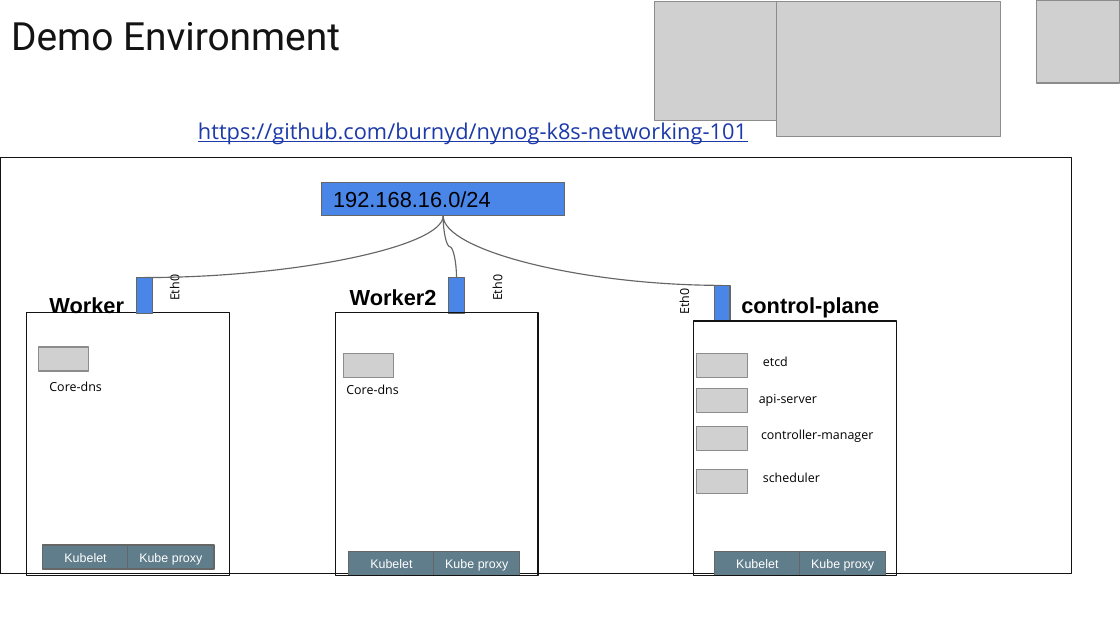
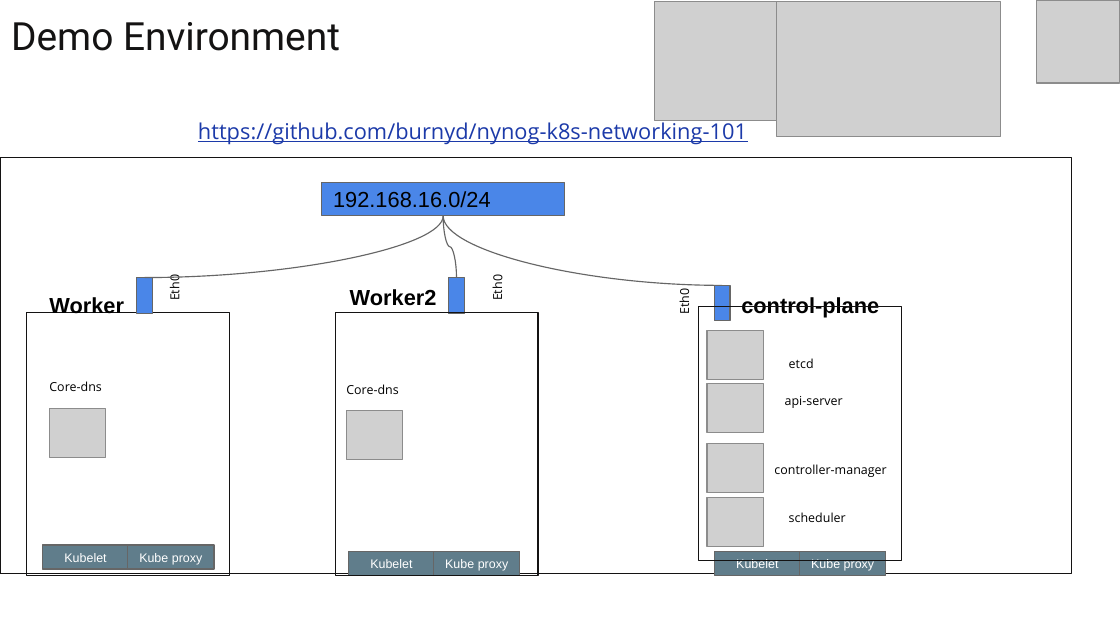
Before and after one commit to burnyd/nynog-k8s-networking-101, a slide deck: slide 5 of Nynog-K8s-networking-101.pptx. Drawn at 1120x630 pixels with LibreOffice and Linux fonts; fonts in the diff are those of the drawing; grey boxes stand for pictures. Boxes give left, top, right and bottom in pixels: in the first picture for what was removed or moved away, otherwise in the second. Text is boxed around its words. In the diff, an @@ line names an element or a change of style, - is before the commit and + after.

```diff
--- a/Nynog-K8s-networking-101.pptx
+++ b/Nynog-K8s-networking-101.pptx
@@ rectangle moved from (x1=693, y1=321, x2=896, y2=576) to (x1=699, y1=306, x2=902, y2=560) @@
@@ picture removed at (x1=38, y1=347, x2=88, y2=371) @@
@@ picture removed at (x1=343, y1=354, x2=393, y2=377) @@
@@ picture removed at (x1=697, y1=354, x2=747, y2=377) @@
@@ picture added at (x1=707, y1=330, x2=763, y2=380) @@
@@ text "etcd" moved from (x1=763, y1=356, x2=788, y2=366) to (x1=789, y1=358, x2=814, y2=368) @@
@@ picture removed at (x1=697, y1=389, x2=747, y2=412) @@
@@ picture added at (x1=707, y1=383, x2=763, y2=432) @@
@@ text "api-server" moved from (x1=759, y1=394, x2=817, y2=406) to (x1=785, y1=396, x2=843, y2=408) @@
@@ picture added at (x1=49, y1=409, x2=105, y2=458) @@
@@ picture added at (x1=346, y1=410, x2=402, y2=459) @@
@@ picture removed at (x1=697, y1=427, x2=747, y2=450) @@
@@ picture added at (x1=707, y1=444, x2=763, y2=493) @@
@@ picture removed at (x1=697, y1=470, x2=747, y2=494) @@
@@ text "controller-manager" moved from (x1=761, y1=429, x2=873, y2=442) to (x1=774, y1=464, x2=886, y2=477) @@
@@ picture added at (x1=707, y1=497, x2=763, y2=547) @@
@@ text "scheduler" moved from (x1=763, y1=472, x2=820, y2=482) to (x1=789, y1=512, x2=846, y2=522) @@
```
Also in this commit, not shown: 13 other slides changed, 2 slides added, 1 slide removed.
